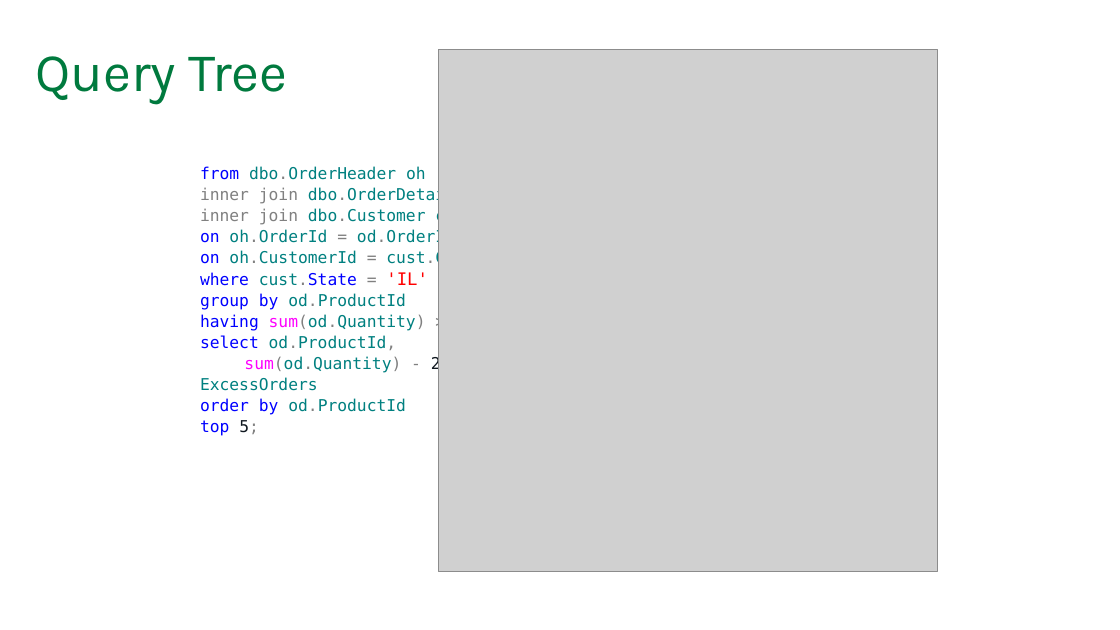
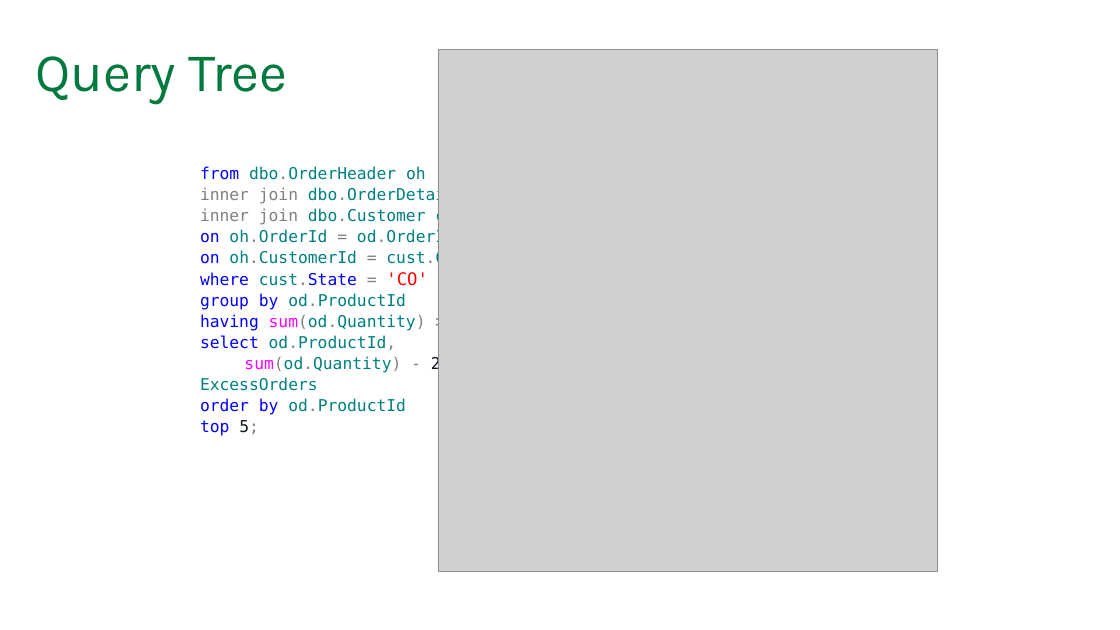
Before and after one commit to tf3604/OptimizerPresentation, a slide deck: slide 32 of Optimizer.pptx. Drawn at 1120x630 pixels with LibreOffice and Linux fonts; fonts in the diff are those of the drawing; grey boxes stand for pictures; background and template pictures are left out. Boxes give left, top, right and bottom in pixels: in the first picture for what was removed or moved away, otherwise in the second. Text is boxed around its words. In the diff, an @@ line names an element or a change of style, - is before the commit and + after.

```diff
--- a/Optimizer.pptx
+++ b/Optimizer.pptx
@@ text at <box>200,272,428,286</box>: text changed @@
-where cust.State = 'IL'
+where cust.State = 'CO'
```
Also in this commit, not shown: 15 other slides changed, 1 other file.
